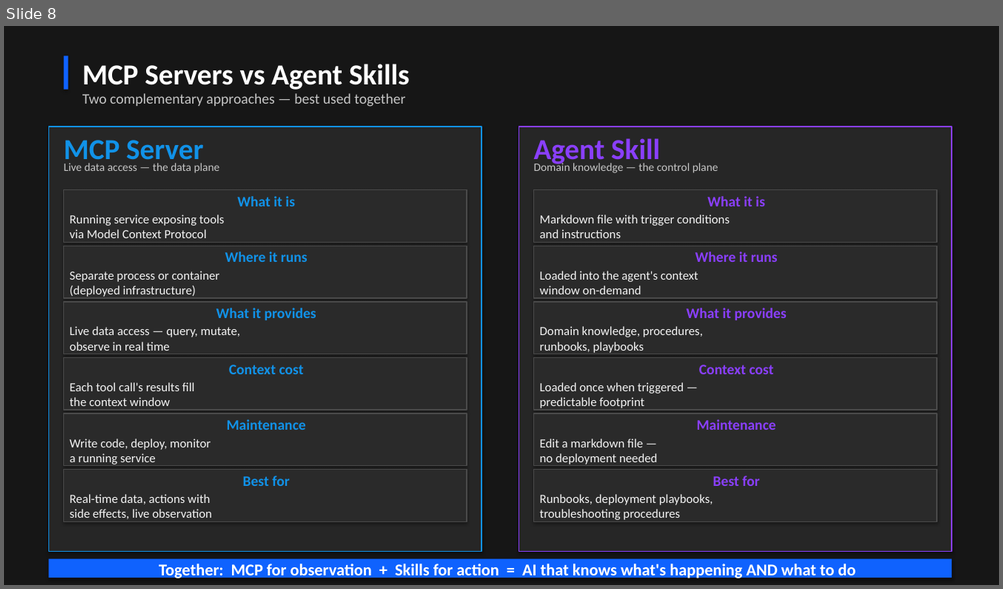
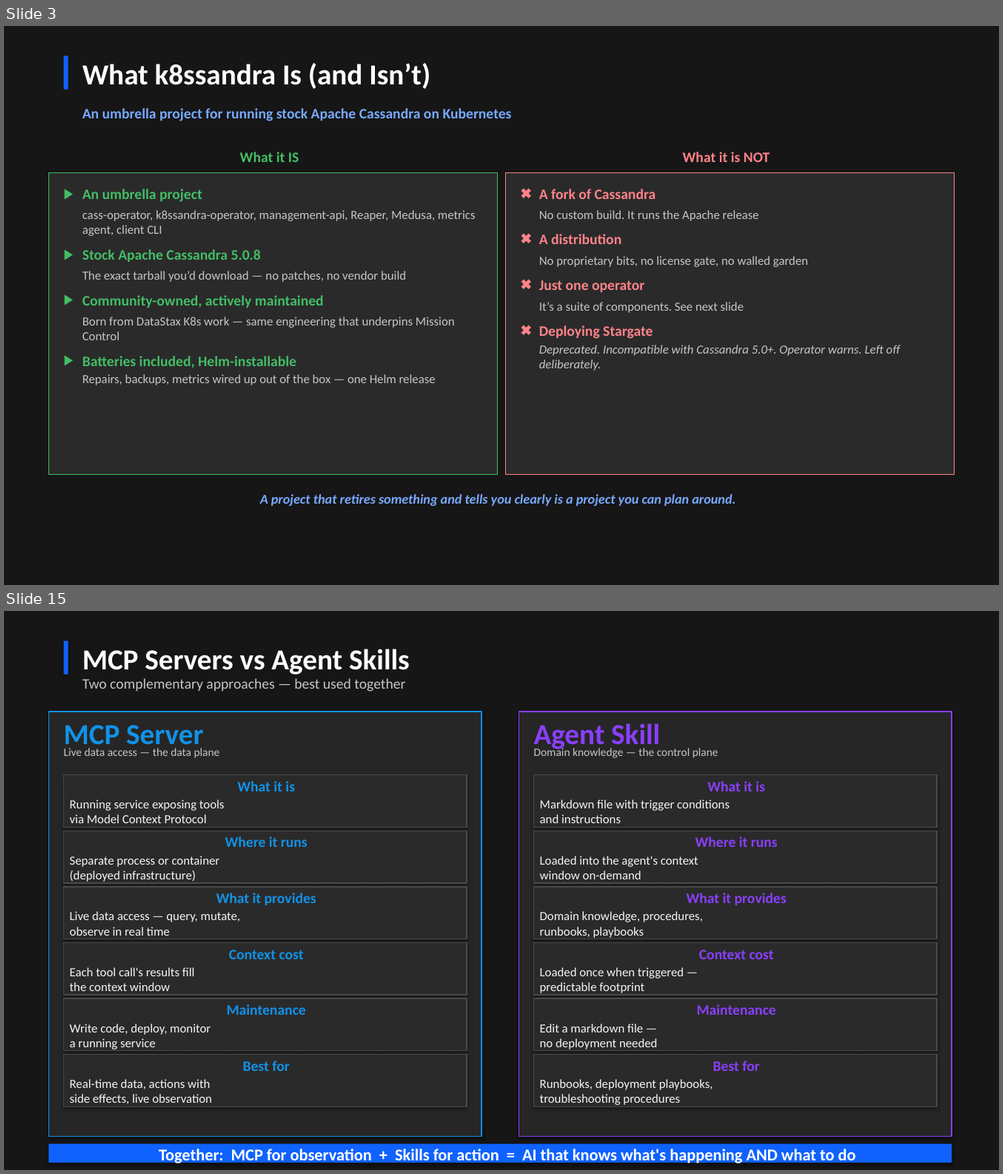
Before and after one commit to jamesc127/k8ssandra-mcp-workshop, a slide deck: k8ssandra-reference-architecture.pptx. Shown one above the other, each under a label of ours: slide 8 before the commit, slides 3 and 15 after it; the slides between them are not shown. The pictures are 1003x589 and 1003x1174 pixels, drawn with LibreOffice and Linux fonts; fonts in the diff are those of the drawing. Boxes give left, top, right and bottom in pixels: in the first picture for what was removed or moved away, otherwise in the second. Text is boxed around its words. In the diff, an @@ line names an element or a change of style, - is before the commit and + after.

```diff
--- a/k8ssandra-reference-architecture.pptx
+++ b/k8ssandra-reference-architecture.pptx
@@ slide 3 added at box(4, 26, 999, 585), background #161616 @@
@@ rectangle added at box(64, 56, 68, 90), fill #0F62FE @@
@@ text added at box(82, 63, 430, 89), 28 pt, text #FFFFFF, bold @@
+What k8ssandra Is (and Isn’t)
@@ text added at box(82, 108, 512, 121), 14 pt, text #78A9FF, bold @@
+An umbrella project for running stock Apache Cassandra on Kubernetes
@@ text added at box(240, 152, 299, 162), 14 pt, text #42BE65, bold @@
+What it IS
@@ text added at box(683, 152, 770, 162), 14 pt, text #FF8389, bold @@
+What it is NOT
@@ rectangle added at box(48, 173, 497, 475), fill #2A2A2A, outline #42BE65 1 pt, 12 pt, text #C6C6C6 @@
+▶ An umbrella project
+cass-operator, k8ssandra-operator, management-api, Reaper, Medusa, metrics agent, client CLI
+▶ Stock Apache Cassandra 5.0.8
+The exact tarball you’d download — no patches, no vendor build
+▶ Community-owned, actively maintained
+Born from DataStax K8s work — same engineering that underpins Mission Control
+▶ Batteries included, Helm-installable
+Repairs, backups, metrics wired up out of the box — one Helm release
@@ rectangle added at box(506, 173, 954, 475), fill #2A2A2A, outline #FF8389 1 pt, 12 pt, text #C6C6C6 @@
+✖ A fork of Cassandra
+No custom build. It runs the Apache release
+✖ A distribution
+No proprietary bits, no license gate, no walled garden
+✖ Just one operator
+It’s a suite of components. See next slide
+✖ Deploying Stargate
+Deprecated. Incompatible with Cassandra 5.0+. Operator warns. Left off deliberately.
@@ text added at box(260, 494, 735, 506), 13 pt, text #78A9FF, bold, italic @@
+A project that retires something and tells you clearly is a project you can plan around.
@@ what was slide 8 is now slide 15 @@
```
Also in this commit, not shown: 7 slides changed, 8 other slides added, 2 slides removed, 1 other file.
